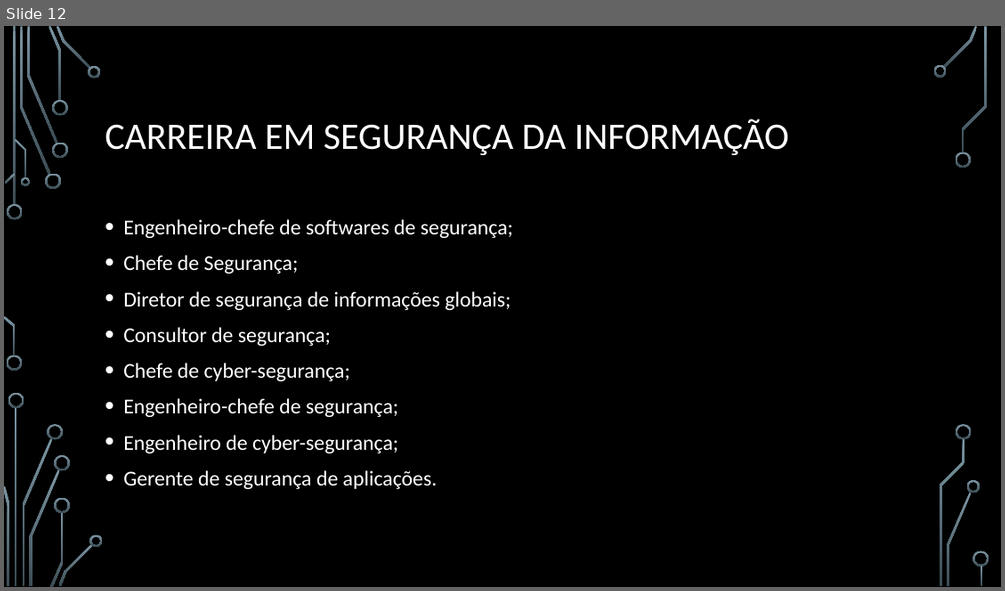
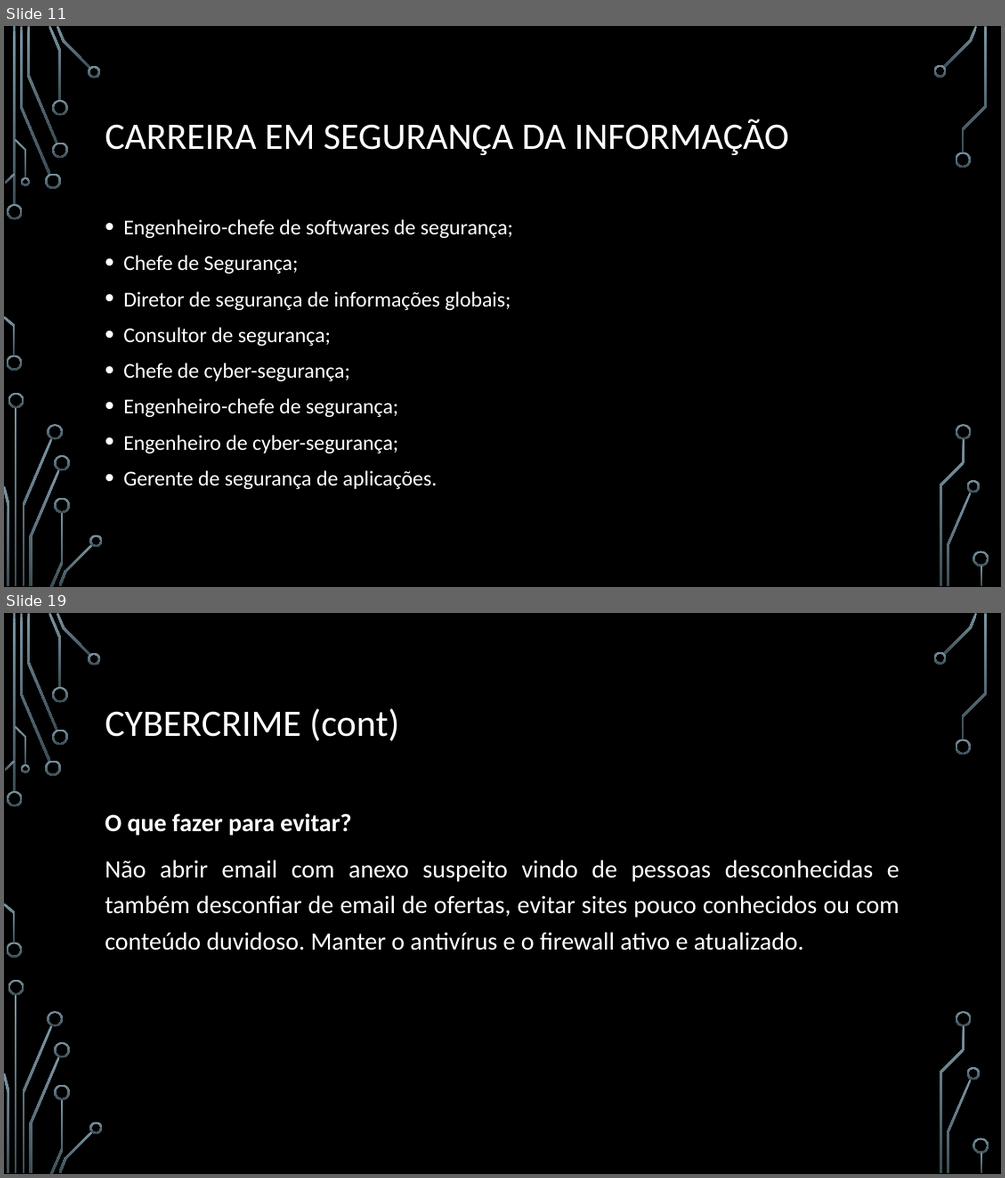
Before and after one commit to webbester/RodrigodAnjos, a slide deck: PI - Seg de Software/information_security.pptx. Shown one above the other, each under a label of ours: slide 12 before the commit, slides 11 and 19 after it; the slides between them are not shown. The pictures are 1005x591 and 1005x1178 pixels, drawn with LibreOffice and Linux fonts; fonts in the diff are those of the drawing; background and template pictures are left out. Boxes give left, top, right and bottom in pixels: in the first picture for what was removed or moved away, otherwise in the second. Text is boxed around its words. In the diff, an @@ line names an element or a change of style, - is before the commit and + after.

```diff
--- a/PI - Seg de Software/information_security.pptx
+++ b/PI - Seg de Software/information_security.pptx
@@ slide 19 added at bbox=[4, 613, 1001, 1174], background picture (left out); not listed: 36 template elements that a slide beside it also shows @@
@@ title added at bbox=[105, 708, 399, 741], 36 pt, text #FFFFFF @@
+CYBERCRIME (cont)
@@ text added at bbox=[105, 813, 899, 950], 24 pt, text #FFFFFF @@
+O que fazer para evitar?
+Não abrir email com anexo suspeito vindo de pessoas desconhecidas e também desconfiar de email de ofertas, evitar sites pouco conhecidos ou com conteúdo duvidoso. Manter o antivírus e o firewall ativo e atualizado.
@@ what was slide 12 is now slide 11 @@
```
Also in this commit, not shown: 3 slides changed, 10 other slides added, 1 slide removed, 4 other files.
